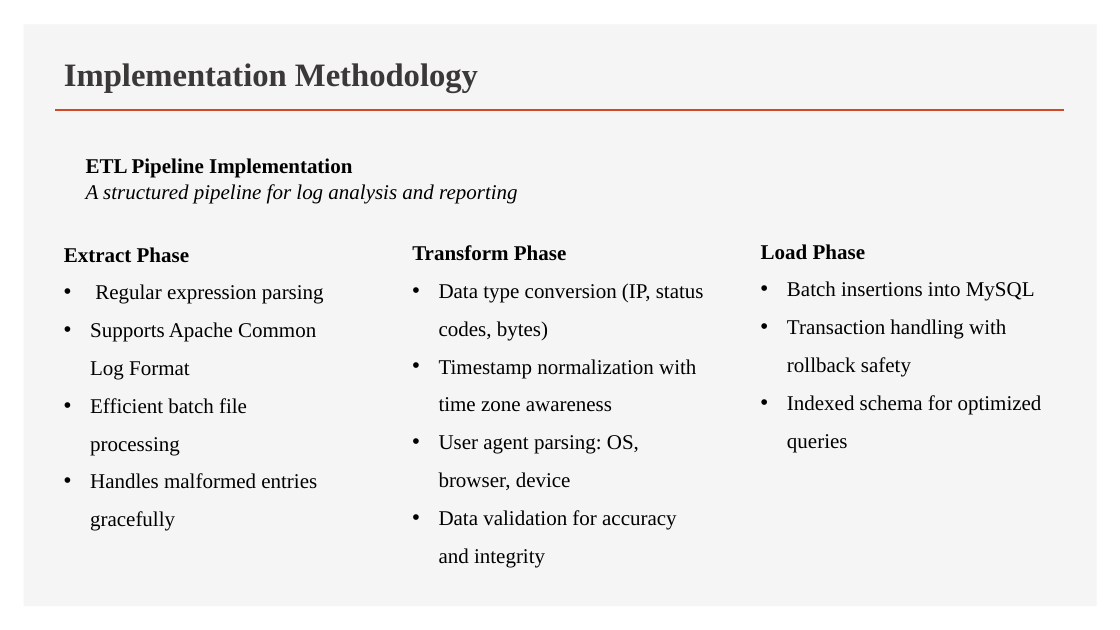
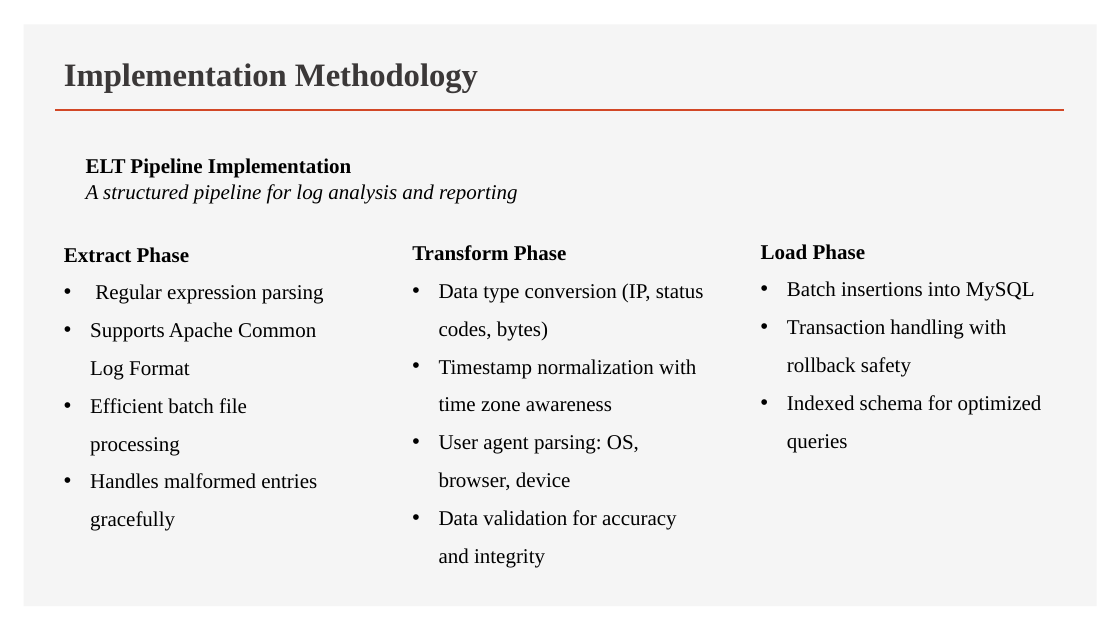
Before and after one commit to chandu664/Log-File-Analysis-Reporting-System-, a slide deck: slide 8 of Log File AnalysisReporting System_ppt.pptx. Drawn at 1120x630 pixels with LibreOffice and Linux fonts; fonts in the diff are those of the drawing. Boxes give left, top, right and bottom in pixels: in the first picture for what was removed or moved away, otherwise in the second. Text is boxed around its words. In the diff, an @@ line names an element or a change of style, - is before the commit and + after.

```diff
--- a/Log File AnalysisReporting System_ppt.pptx
+++ b/Log File AnalysisReporting System_ppt.pptx
@@ text at (86, 158, 351, 178): text changed @@
-ETL Pipeline Implementation
+ELT Pipeline Implementation
```
Also in this commit, not shown: 1 other file.
